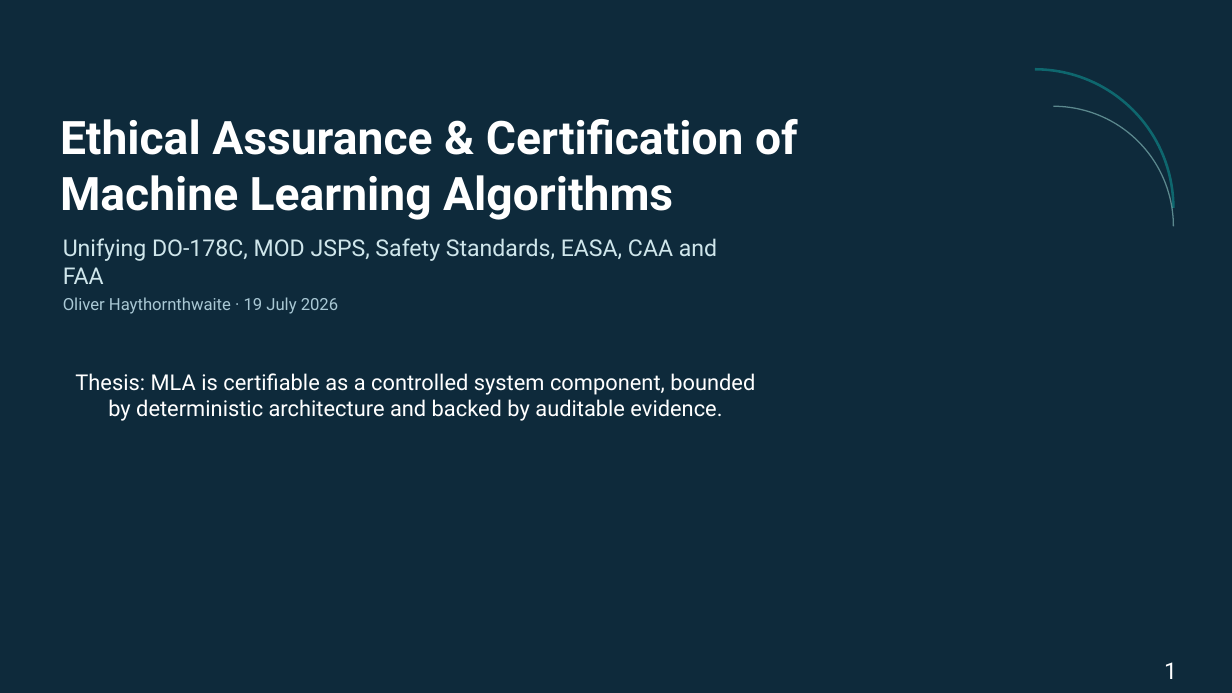
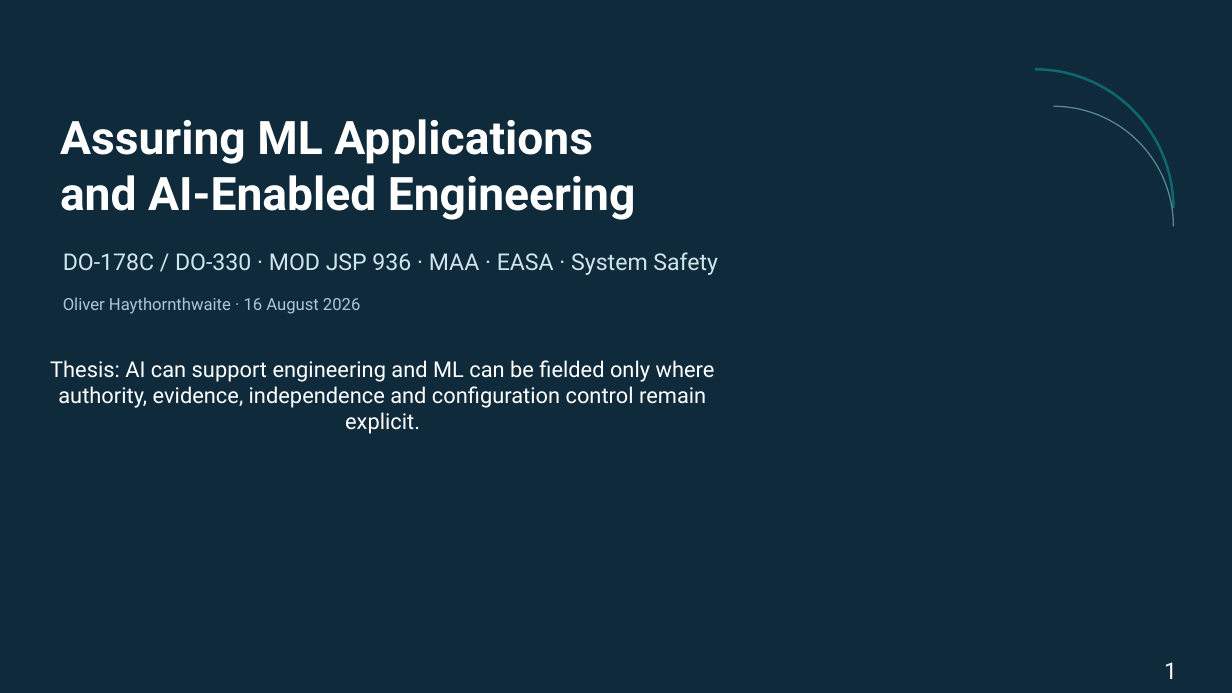
Before and after one commit to OliverHaythornthwaite/AutomatingSafetyCriticalEngineering-ASCE-, a slide deck: slide 1 of Research Material/MLA_DO178C_certification.pptx. Drawn at 1232x693 pixels with LibreOffice and Linux fonts; fonts in the diff are those of the drawing. Boxes give left, top, right and bottom in pixels: in the first picture for what was removed or moved away, otherwise in the second. Text is boxed around its words. In the diff, an @@ line names an element or a change of style, - is before the commit and + after.

```diff
--- a/Research Material/MLA_DO178C_certification.pptx
+++ b/Research Material/MLA_DO178C_certification.pptx
@@ text at bbox=[60, 119, 636, 220]: text changed @@
-Ethical Assurance & Certification of
-Machine Learning Algorithms
+Assuring ML Applications
+and AI-Enabled Engineering
@@ text at bbox=[63, 252, 718, 275]: text changed @@
-Unifying DO-178C, MOD JSPS, Safety Standards, EASA, CAA and FAA
+DO-178C / DO-330 · MOD JSP 936 · MAA · EASA · System Safety
@@ text at bbox=[63, 297, 360, 314]: text changed @@
-Oliver Haythornthwaite · 19 July 2026
+Oliver Haythornthwaite · 16 August 2026
@@ text added at bbox=[50, 360, 715, 434], 17 pt, text #FFFFFF @@
+Thesis: AI can support engineering and ML can be fielded only where authority, evidence, independence and configuration control remain explicit.
@@ text removed at bbox=[75, 373, 755, 421] @@
-Thesis: MLA is certifiable as a controlled system component, bounded by deterministic architecture and backed by auditable evidence.
```
Also in this commit, not shown: 5 other slides changed, 6 slides added, 3 other files.
